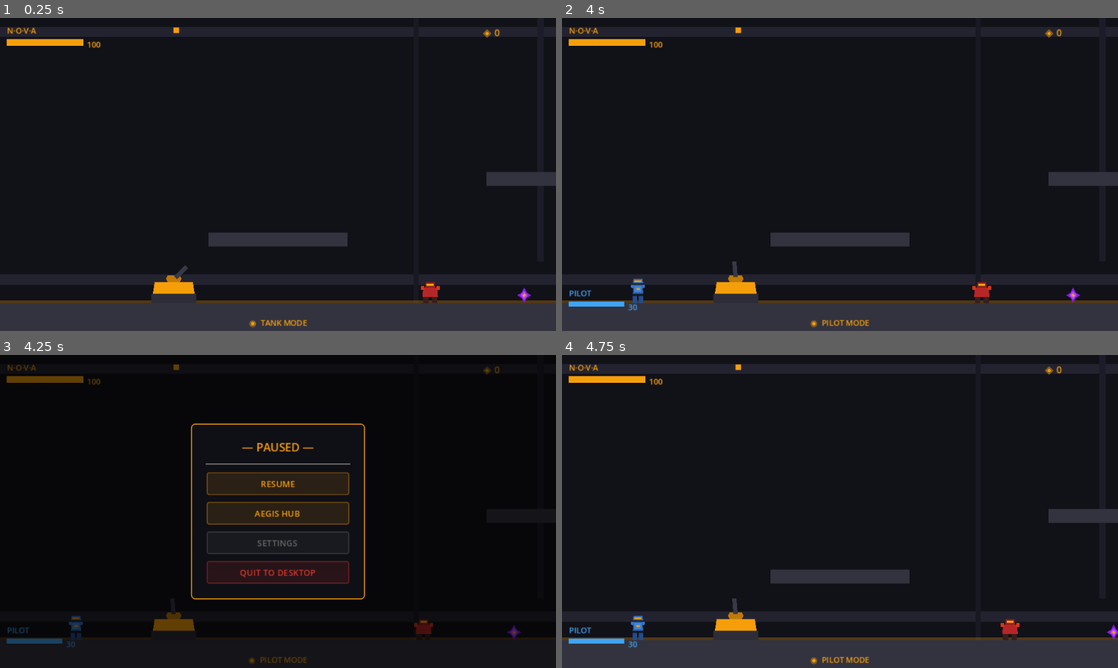
Above: before the commit, frames 1-4 (two rows, left to right).
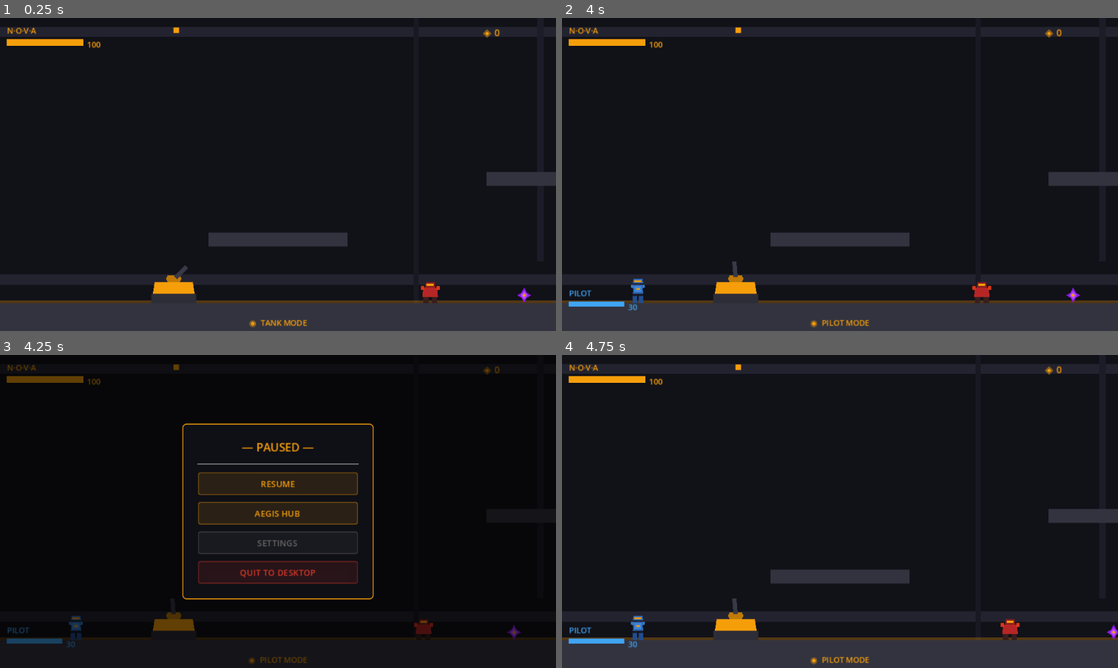
Above: after the commit, the same moments.

Repository: readycheck-studios/steeleternal
Game: Godot game, scene res://scenes/levels/Room_IW_A.tscn
Two runs of this game, one before a commit and one after it. Both use one fixed random seed, a clock stepped at 60 frames per second and the inputs below.
Inputs (mouse positions are in pixels of both pictures, inside the frame that each line leads up to):
- Up to frame 1 (0.25 s): no input
- Up to frame 2 (4 s): move the mouse to (962, 158) at 0.52 s; press the mouse at (962, 158) at 0.53 s; hold R (h_phase_right) 0.53-2.03 s; tap Space (p_jump) at 0.77, 1.52, 3.02, 3.77 s; move the mouse to (728, 190) at 1.27 s; release the mouse at (728, 190) at 1.28 s; tap E (p_interact) at 1.35 s; move the mouse to (895, 105) at 2.02 s; hold A (p_move_left) 2.03-2.78 s; hold Q (p_utility) 2.03-2.78 s; move the mouse to (812, 237) at 2.77 s; hold R (h_phase_right) from 2.78 s (still down); click (812, 237) at 2.85 s; move the mouse to (1006, 221) at 3.52 s; hold E (p_interact) from 3.53 s (still down)
- Up to frame 3 (4.25 s): keep holding R (h_phase_right); keep holding E (p_interact); tap Escape (ui_cancel) at 4.15 s
- Up to frame 4 (4.75 s): release R (h_phase_right) at 4.25 s; release E (p_interact) at 4.25 s; click "RESUME" at 4.25 s

Frames 1-2 are identical in both runs. In frame 3, 1.4% of the frame differs, in the area x 32-68%, y 21-79%; in frame 4, nothing differs.

Commit message:
feat: settings menu — volume, fullscreen, window scale
Replaced the pause menu placeholder with a real settings sub-panel:
- Master Volume HSlider (−40 dB to 0 dB, live preview)
- Fullscreen toggle (CheckButton)
- Window Scale 2× / 3× OptionButton (hidden while fullscreen)

Backed by SettingsManager autoload (user://settings.json), which loads
and applies preferences on startup and saves on every change.

Co-Authored-By: Claude Sonnet 4.6 <noreply@anthropic.com>

Diff:
--- a/godot/project.godot
+++ b/godot/project.godot
@@ -26,6 +26,7 @@
 GameData="*res://scripts/globals/GameData.gd"
 AudioManager="*res://scripts/audio/audio_manager.gd"
 RunManager="*res://scripts/pcg/run_manager.gd"
+SettingsManager="*res://scripts/globals/settings_manager.gd"
 
 [display]
 
--- /dev/null
+++ b/godot/scripts/globals/settings_manager.gd
@@ -0,0 +1,62 @@
+# settings_manager.gd
+# Loads, saves, and applies player preferences (volume, display).
+# Persists to user://settings.json between sessions.
+# Apply is called once on startup and again whenever the player changes a setting.
+extends Node
+
+const SAVE_PATH := "user://settings.json"
+const BASE_SIZE  := Vector2i(640, 360)
+
+var master_volume_db: float = 0.0
+var fullscreen: bool        = false
+var window_scale: int       = 2
+
+
+func _ready() -> void:
+	load_settings()
+	apply()
+
+
+func apply() -> void:
+	# Volume — Master bus (index 0 is always Master in Godot)
+	AudioServer.set_bus_volume_db(0, master_volume_db)
+
+	# Display mode
+	if fullscreen:
+		DisplayServer.window_set_mode(DisplayServer.WINDOW_MODE_FULLSCREEN)
+	else:
+		DisplayServer.window_set_mode(DisplayServer.WINDOW_MODE_WINDOWED)
+		var target := BASE_SIZE * window_scale
+		DisplayServer.window_set_size(target)
+		# Re-centre on screen after resize
+		var screen := DisplayServer.screen_get_size()
+		var win    := DisplayServer.window_get_size()
+		DisplayServer.window_set_position((screen - win) / 2)
+
+
+func save_settings() -> void:
+	var data := {
+		"master_volume_db": master_volume_db,
+		"fullscreen":       fullscreen,
+		"window_scale":     window_scale,
+	}
+	var f := FileAccess.open(SAVE_PATH, FileAccess.WRITE)
+	if f:
+		f.store_string(JSON.stringify(data, "\t"))
+
+
+func load_settings() -> void:
+	if not FileAccess.file_exists(SAVE_PATH):
+		return
+	var f := FileAccess.open(SAVE_PATH, FileAccess.READ)
+	if not f:
+		return
+	var result := JSON.parse_string(f.get_as_text())
+	if not result is Dictionary:
+		return
+	master_volume_db = float(result.get("master_volume_db", 0.0))
+	fullscreen       = bool(result.get("fullscreen",       false))
+	window_scale     = int(result.get("window_scale",      2))
+	# Clamp to valid ranges in case the file was hand-edited
+	master_volume_db = clampf(master_volume_db, -40.0, 0.0)
+	window_scale     = clampi(window_scale, 2, 3)
--- a/godot/scripts/ui/pause_menu.gd
+++ b/godot/scripts/ui/pause_menu.gd
@@ -2,20 +2,32 @@
 # Pause menu overlay. Escape toggles open/close.
 # process_mode = ALWAYS so it stays responsive while the tree is paused.
 # Sits on CanvasLayer 90 — above HUD (80), below glitch overlay (100).
+#
+# Two sub-panels live inside the shared panel container:
+#   _main_btns     — Resume / Aegis Hub / Settings / Quit
+#   _settings_panel — Volume slider, Fullscreen toggle, Window Scale
+# Pressing Settings swaps visibility between them.
 extends CanvasLayer
 
 const AMBER   := Color(0.961, 0.620, 0.043, 1.0)
-const GREY    := Color(0.40, 0.40, 0.40, 1.0)
-const RED_DIM := Color(0.85, 0.22, 0.16, 1.0)
-const DARK_BG := Color(0.055, 0.055, 0.075, 1.0)
-
-var _overlay: Control        # Root toggled to show/hide everything
-var _settings_label: Label   # Placeholder shown when Settings pressed
+const GREY    := Color(0.40,  0.40,  0.40,  1.0)
+const RED_DIM := Color(0.85,  0.22,  0.16,  1.0)
+
+var _overlay: Control
+
+# Main menu
+var _main_btns: VBoxContainer
+
+# Settings sub-panel widgets (kept for live updates)
+var _settings_panel: VBoxContainer
+var _vol_slider:     HSlider
+var _fs_check:       CheckButton
+var _scale_row:      HBoxContainer
 
 
 func _ready() -> void:
-	process_mode = Node.PROCESS_MODE_ALWAYS
-	layer = 90
+	process_mode     = Node.PROCESS_MODE_ALWAYS
+	layer            = 90
 	_build_ui()
 	_overlay.visible = false
 
@@ -30,8 +42,10 @@
 	var opening := not _overlay.visible
 	_overlay.visible = opening
 	get_tree().paused = opening
-	if not opening and _settings_label:
-		_settings_label.visible = false  # Reset settings placeholder on close
+	if not opening:
+		# Always return to main buttons on close
+		_main_btns.visible      = true
+		_settings_panel.visible = false
 
 
 # ---------------------------------------------------------------------------
@@ -39,26 +53,26 @@
 # ---------------------------------------------------------------------------
 
 func _build_ui() -> void:
-	# Root control — toggled as one unit; blocks all game input while visible
+	# Root control — blocks all game input while visible
 	_overlay = Control.new()
 	_overlay.set_anchors_and_offsets_preset(Control.PRESET_FULL_RECT)
 	_overlay.mouse_filter = Control.MOUSE_FILTER_STOP
 	add_child(_overlay)
 
-	# Dimmer behind the panel
+	# Semi-transparent dimmer
 	var dim := ColorRect.new()
 	dim.set_anchors_and_offsets_preset(Control.PRESET_FULL_RECT)
-	dim.color = Color(0.0, 0.0, 0.0, 0.60)
+	dim.color        = Color(0.0, 0.0, 0.0, 0.60)
 	dim.mouse_filter = Control.MOUSE_FILTER_IGNORE
 	_overlay.add_child(dim)
 
-	# Centred panel container
+	# Centred panel
 	var center := CenterContainer.new()
 	center.set_anchors_and_offsets_preset(Control.PRESET_FULL_RECT)
 	_overlay.add_child(center)
 
 	var panel := PanelContainer.new()
-	panel.custom_minimum_size = Vector2(200, 0)
+	panel.custom_minimum_size = Vector2(220, 0)
 	var sb := StyleBoxFlat.new()
 	sb.bg_color = Color(0.06, 0.06, 0.09, 0.97)
 	sb.border_color = AMBER
@@ -68,44 +82,104 @@
 	panel.add_theme_stylebox_override("panel", sb)
 	center.add_child(panel)
 
-	var vbox := VBoxContainer.new()
-	vbox.add_theme_constant_override("separation", 8)
-	panel.add_child(vbox)
-
-	# Title
+	var root_vbox := VBoxContainer.new()
+	root_vbox.add_theme_constant_override("separation", 8)
+	panel.add_child(root_vbox)
+
+	# Title — always visible
 	var title := Label.new()
-	title.text = "— PAUSED —"
-	title.horizontal_alignment = HORIZONTAL_ALIGNMENT_CENTER
+	title.text                   = "— PAUSED —"
+	title.horizontal_alignment   = HORIZONTAL_ALIGNMENT_CENTER
 	title.add_theme_font_size_override("font_size", 13)
 	title.add_theme_color_override("font_color", AMBER)
-	vbox.add_child(title)
-
-	vbox.add_child(HSeparator.new())
-
-	_add_btn(vbox, "RESUME",          AMBER,   _on_resume_pressed)
-	_add_btn(vbox, "AEGIS HUB",       AMBER,   _on_hub_pressed)
-	_add_btn(vbox, "SETTINGS",        GREY,    _on_settings_pressed)
-	_add_btn(vbox, "QUIT TO DESKTOP", RED_DIM, _on_quit_pressed)
-
-	# Settings placeholder — shown when Settings is pressed
-	_settings_label = Label.new()
-	_settings_label.text = "SETTINGS — COMING SOON"
-	_settings_label.horizontal_alignment = HORIZONTAL_ALIGNMENT_CENTER
-	_settings_label.add_theme_font_size_override("font_size", 8)
-	_settings_label.add_theme_color_override("font_color", GREY)
-	_settings_label.visible = false
-	vbox.add_child(_settings_label)
-
-
-func _add_btn(parent: VBoxContainer, label: String, col: Color, cb: Callable) -> void:
+	root_vbox.add_child(title)
+	root_vbox.add_child(HSeparator.new())
+
+	# Main button list
+	_main_btns = VBoxContainer.new()
+	_main_btns.add_theme_constant_override("separation", 8)
+	root_vbox.add_child(_main_btns)
+
+	_add_btn(_main_btns, "RESUME",          AMBER,   _on_resume_pressed)
+	_add_btn(_main_btns, "AEGIS HUB",       AMBER,   _on_hub_pressed)
+	_add_btn(_main_btns, "SETTINGS",        GREY,    _on_settings_pressed)
+	_add_btn(_main_btns, "QUIT TO DESKTOP", RED_DIM, _on_quit_pressed)
+
+	# Settings sub-panel (hidden by default)
+	_settings_panel         = _build_settings_panel()
+	_settings_panel.visible = false
+	root_vbox.add_child(_settings_panel)
+
+
+func _build_settings_panel() -> VBoxContainer:
+	var s := VBoxContainer.new()
+	s.add_theme_constant_override("separation", 10)
+
+	_add_btn(s, "< BACK", AMBER, _on_back_pressed)
+	s.add_child(HSeparator.new())
+
+	# --- Master Volume ---
+	var vol_label := _make_label("MASTER VOLUME")
+	s.add_child(vol_label)
+
+	_vol_slider                   = HSlider.new()
+	_vol_slider.min_value         = -40.0
+	_vol_slider.max_value         = 0.0
+	_vol_slider.step              = 1.0
+	_vol_slider.value             = SettingsManager.master_volume_db
+	_vol_slider.custom_minimum_size = Vector2(160, 20)
+	_vol_slider.value_changed.connect(_on_vol_changed)
+	s.add_child(_vol_slider)
+
+	# --- Fullscreen ---
+	var fs_row := HBoxContainer.new()
+	s.add_child(fs_row)
+
+	var fs_label := _make_label("FULLSCREEN")
+	fs_label.size_flags_horizontal = Control.SIZE_EXPAND_FILL
+	fs_row.add_child(fs_label)
+
+	_fs_check                = CheckButton.new()
+	_fs_check.button_pressed = SettingsManager.fullscreen
+	_fs_check.toggled.connect(_on_fs_toggled)
+	fs_row.add_child(_fs_check)
+
+	# --- Window Scale (hidden while fullscreen) ---
+	_scale_row         = HBoxContainer.new()
+	_scale_row.visible = not SettingsManager.fullscreen
+	s.add_child(_scale_row)
+
+	var scale_label := _make_label("WINDOW SCALE")
+	scale_label.size_flags_horizontal = Control.SIZE_EXPAND_FILL
+	_scale_row.add_child(scale_label)
+
+	var scale_opt := OptionButton.new()
+	scale_opt.add_item("2×", 2)
+	scale_opt.add_item("3×", 3)
+	scale_opt.selected = 0 if SettingsManager.window_scale == 2 else 1
+	scale_opt.add_theme_font_size_override("font_size", 9)
+	scale_opt.item_selected.connect(_on_scale_selected)
+	_scale_row.add_child(scale_opt)
+
+	return s
+
+
+func _make_label(text: String) -> Label:
+	var lbl := Label.new()
+	lbl.text = text
+	lbl.add_theme_font_size_override("font_size", 9)
+	lbl.add_theme_color_override("font_color", AMBER)
+	return lbl
+
+
+func _add_btn(parent: Control, label: String, col: Color, cb: Callable) -> void:
 	var btn := Button.new()
 	btn.text = label
 	btn.add_theme_font_size_override("font_size", 10)
 	btn.add_theme_color_override("font_color", col)
-	# Normal: subtle border only; Hover/Pressed: filled
 	for state in ["normal", "focus"]:
 		var s := StyleBoxFlat.new()
-		s.bg_color = Color(col.r, col.g, col.b, 0.12)
+		s.bg_color     = Color(col.r, col.g, col.b, 0.12)
 		s.border_color = Color(col.r, col.g, col.b, 0.50)
 		s.set_border_width_all(1)
 		s.set_corner_radius_all(2)
@@ -113,7 +187,7 @@
 		btn.add_theme_stylebox_override(state, s)
 	for state in ["hover", "pressed"]:
 		var s := StyleBoxFlat.new()
-		s.bg_color = Color(col.r, col.g, col.b, 0.30)
+		s.bg_color     = Color(col.r, col.g, col.b, 0.30)
 		s.border_color = col
 		s.set_border_width_all(1)
 		s.set_corner_radius_all(2)
@@ -124,7 +198,7 @@
 
 
 # ---------------------------------------------------------------------------
-# Button Handlers
+# Button / Control Handlers
 # ---------------------------------------------------------------------------
 
 func _on_resume_pressed() -> void:
@@ -132,17 +206,43 @@
 
 
 func _on_hub_pressed() -> void:
-	get_tree().paused = false
-	_overlay.visible = false
-	# Clear run state (voluntary exit — treated like a run end, no death penalty)
+	get_tree().paused    = false
+	_overlay.visible     = false
 	GameData.clear_run_state()
 	GameData.save_run_state()
 	RunManager.go_to_hub()
 
 
 func _on_settings_pressed() -> void:
-	_settings_label.visible = not _settings_label.visible
+	_main_btns.visible      = false
+	_settings_panel.visible = true
+	# Sync slider in case volume was changed externally
+	_vol_slider.value = SettingsManager.master_volume_db
+
+
+func _on_back_pressed() -> void:
+	_settings_panel.visible = false
+	_main_btns.visible      = true
 
 
 func _on_quit_pressed() -> void:
 	get_tree().quit()
+
+
+func _on_vol_changed(value: float) -> void:
+	SettingsManager.master_volume_db = value
+	SettingsManager.apply()
+	SettingsManager.save_settings()
+
+
+func _on_fs_toggled(pressed: bool) -> void:
+	SettingsManager.fullscreen = pressed
+	_scale_row.visible         = not pressed
+	SettingsManager.apply()
+	SettingsManager.save_settings()
+
+
+func _on_scale_selected(index: int) -> void:
+	SettingsManager.window_scale = 2 if index == 0 else 3
+	SettingsManager.apply()
+	SettingsManager.save_settings()
